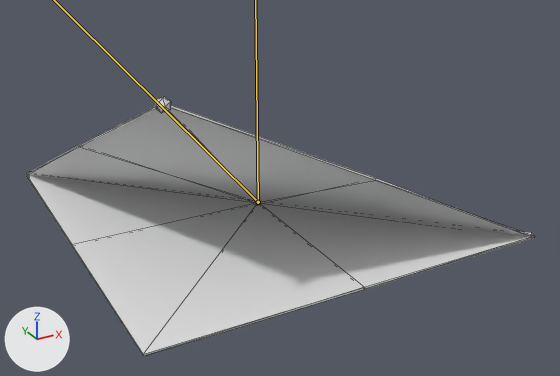
One commit to the glTF model Import/Paper/Crane/Crane_1_Correct.glb: the scene before it, then after it.
Rendered twice from a 50 mm camera at (-0.371, -0.726, 0.375) aimed at (0.004, -0.045, 0.035). Lighting does not change. The marker at lower left points along +X, +Y and +Z. Both versions are drawn at frame 9 of the action 'Crane_Paper_1_Correct_Fold'; the numbers are the values there. The bones that bend it are drawn over the model as lines. Mesh edges are drawn as thin lines.

Names of what the first picture shows: 'Crane_Corner_1_Correct', 'Crane_Paper_1_Correct'.
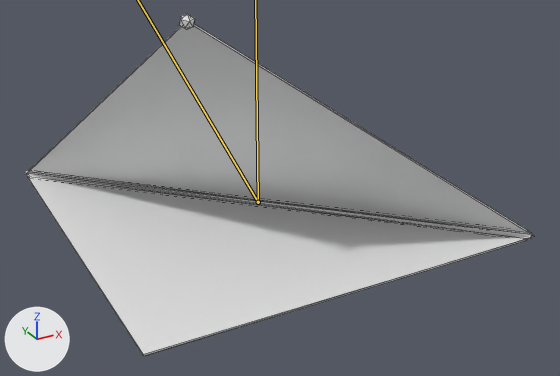
Location of each change, (x1, y1, x2, y2) in pixels of the pictures (560 x 376 px):
'Crane_Paper_1_Correct', posed (32% taller): before (26, 105, 535, 356); after (26, 24, 534, 356)
'Crane_Corner_1_Correct', posed (6% wider): before (156, 97, 171, 113); after (179, 14, 195, 29)
'Crane_Crease_1_Correct', unchanged, uncovered by the edit: before (28, 172, 532, 237); after (27, 173, 532, 239)

The change, as a list of edits to the scene's bpy script:
```text
Change bone_fold_1:
    where bone_fold_1 = bpy.data.objects['Crane_Armature_1_Correct'].pose.bones['Fold_1']  # child of 'Root'
    bone_fold_1.rotation_quaternion: (0.33, 0.944, 0.0, 0.0) -> (0.447, 0.894, 0.0, 0.0)  # degrees (142, 0, 0) -> degrees (127, 0, 0)
```
